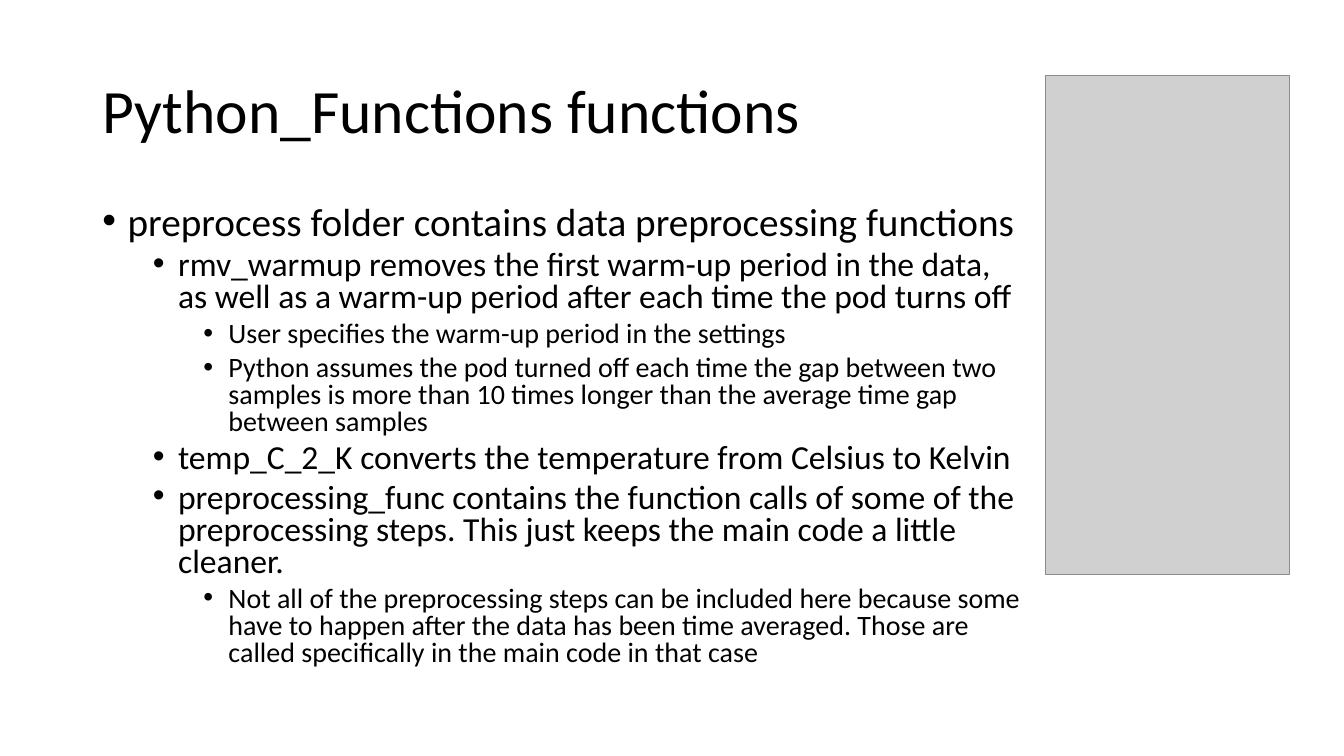
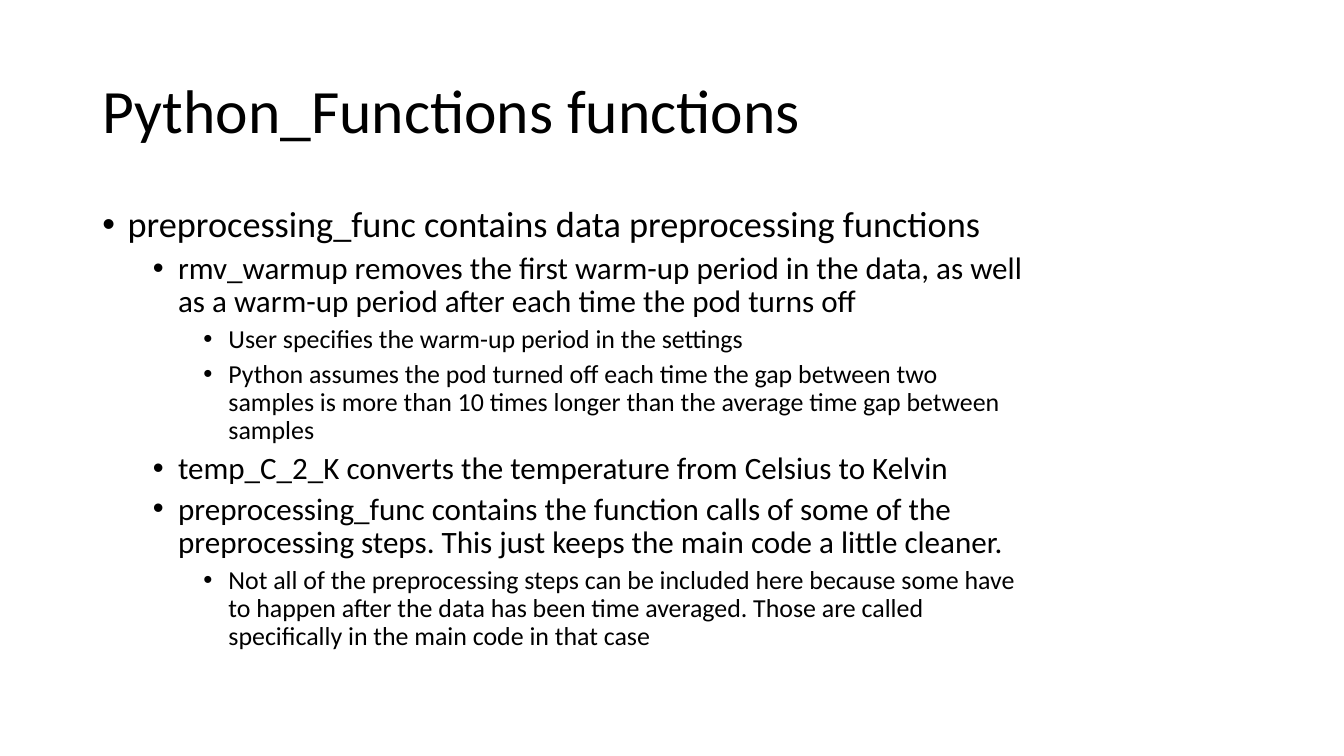
Before and after one commit to cafr1977/MPC_python, a slide deck: slide 29 of Python MPC.pptx (slide 24 before the commit). Drawn at 1344x756 pixels with LibreOffice and Linux fonts; fonts in the diff are those of the drawing; grey boxes stand for pictures. Boxes give left, top, right and bottom in pixels: in the first picture for what was removed or moved away, otherwise in the second. Text is boxed around its words. In the diff, an @@ line names an element or a change of style, - is before the commit and + after.

```diff
--- a/Python MPC.pptx
+++ b/Python MPC.pptx
@@ picture removed at box(1046, 75, 1290, 575) @@
@@ text at box(128, 211, 980, 244): text changed; size 28 to 25.9 pt @@
-• preprocess folder contains data preprocessing functions
+• preprocessing_func contains data preprocessing functions
@@ text at box(178, 257, 1022, 650): size 24 to 22.2 pt in "rmv_warmup removes the first warm-up period in ...", "temp_C_2_K converts the temperature from Celsius to ...", "preprocessing_func contains the function calls of some ..."; size 20 to 18.5 pt in "User specifies the warm-up period in the ...", "Python assumes the pod turned off each ...", "Not all of the preprocessing steps can ..."; line spacing 0.8 to 0.9 @@
```
Also in this commit, not shown: 11 other slides changed, 5 slides added, 4 other files.
